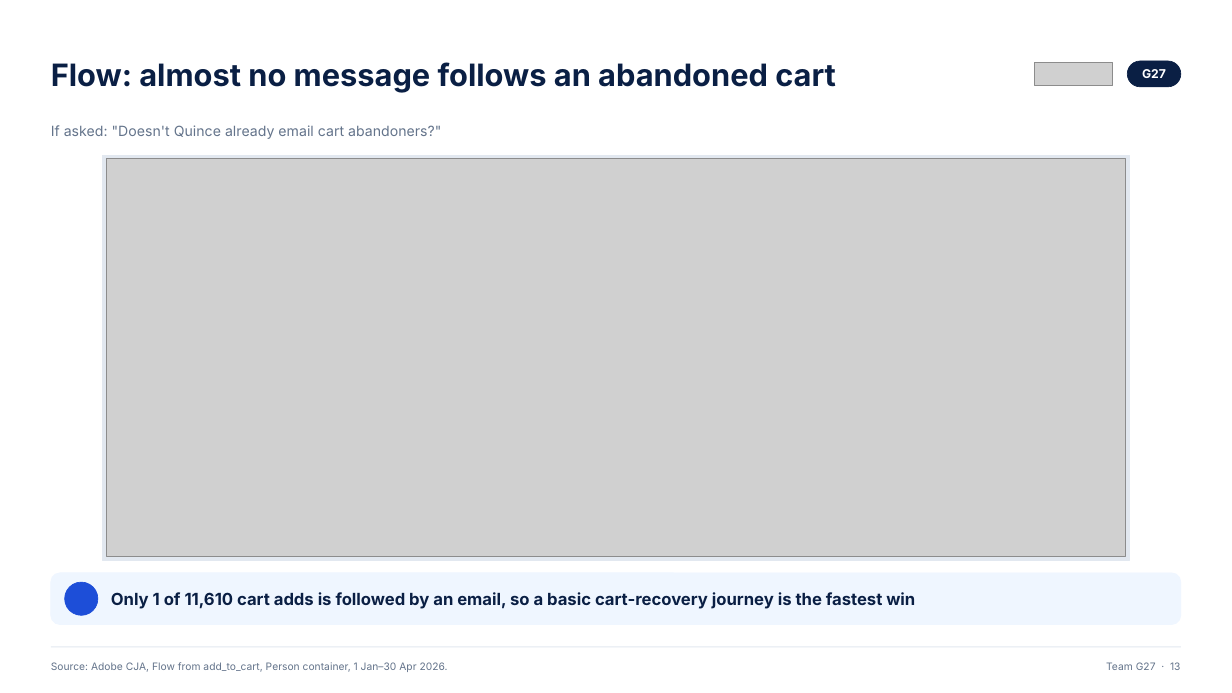
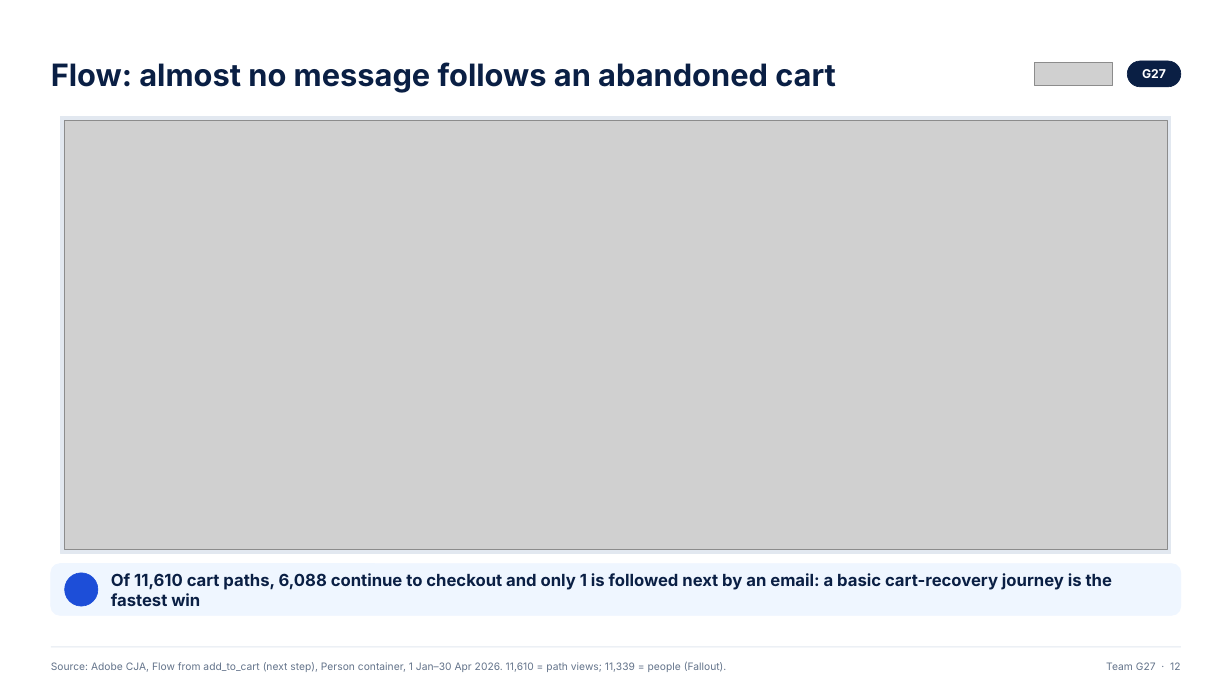
Before and after one commit to ANNYM25/Quince, a slide deck: slide 12 of deck/Team G27.pptx (slide 13 before the commit). Drawn at 1232x693 pixels with LibreOffice and Linux fonts; fonts in the diff are those of the drawing; grey boxes stand for pictures; background and template pictures are left out. Boxes give left, top, right and bottom in pixels: in the first picture for what was removed or moved away, otherwise in the second. Text is boxed around its words. In the diff, an @@ line names an element or a change of style, - is before the commit and + after.

```diff
--- a/deck/Team G27.pptx
+++ b/deck/Team G27.pptx
@@ rectangle: place and size @@
-rectangle at [103, 155, 1130, 560]
+rectangle at [61, 116, 1171, 554]
@@ text removed at [51, 125, 441, 139] @@
-If asked: "Doesn't Quince already email cart abandoners?"
@@ picture: place and size @@
-picture at [106, 159, 1127, 556]
+picture at [65, 120, 1167, 550]
@@ rounded rectangle: place and size @@
-rounded rectangle at [51, 573, 1181, 625]
+rounded rectangle at [51, 564, 1181, 616]
@@ ellipse: place and size @@
-ellipse at [65, 582, 98, 616]
+ellipse at [65, 573, 98, 606]
@@ text at [111, 573, 1112, 606]: text changed @@
-Only 1 of 11,610 cart adds is followed by an email, so a basic cart-recovery journey is the fastest win
+Of 11,610 cart paths, 6,088 continue to checkout and only 1 is followed next by an email: a basic cart-recovery journey is the fastest win
@@ text at [51, 661, 727, 672]: text changed @@
-Source: Adobe CJA, Flow from add_to_cart, Person container, 1 Jan–30 Apr 2026.
+Source: Adobe CJA, Flow from add_to_cart (next step), Person container, 1 Jan–30 Apr 2026. 11,610 = path views; 11,339 = people (Fallout).
```
Also in this commit, not shown: 13 other slides changed, 13 slides added, 12 slides removed, 3 other files.
